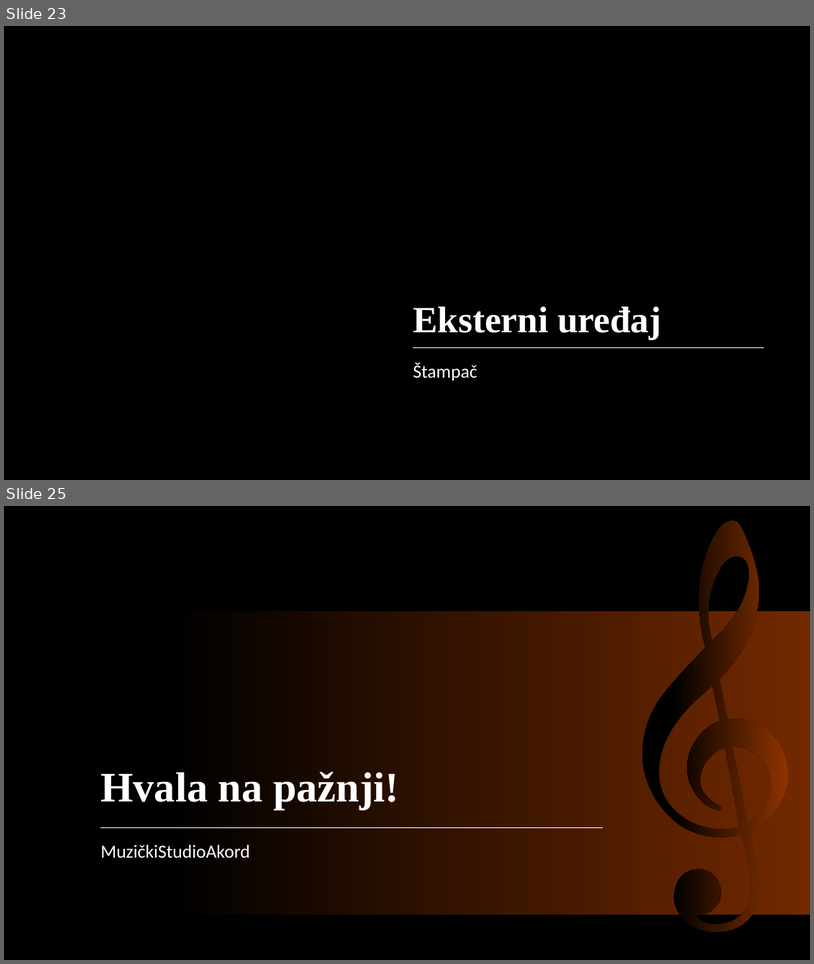
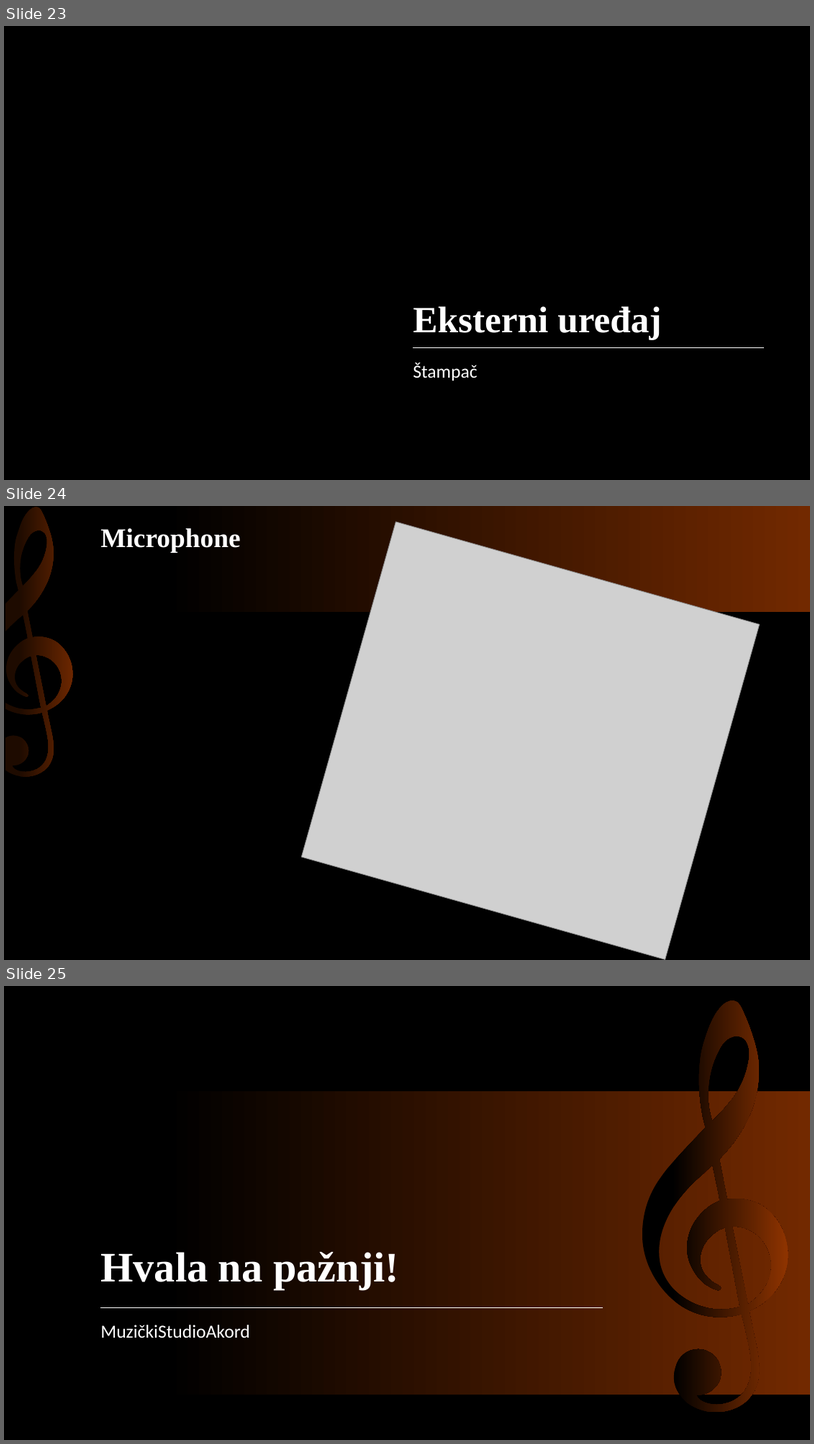
Before and after one commit to adkl/MuzickiStudioAkord, a slide deck: Prezentacija/MuzičkiStudioAkordPrezentacija.pptx. Shown one above the other, each under a label of ours: slides 23 and 25 before the commit, slides 23, 24 and 25 after it; the slides between them are not shown. The pictures are 814x964 and 814x1444 pixels, drawn with LibreOffice and Linux fonts; fonts in the diff are those of the drawing; grey boxes stand for pictures; background and template pictures are left out. Boxes give left, top, right and bottom in pixels: in the first picture for what was removed or moved away, otherwise in the second. Text is boxed around its words. In the diff, an @@ line names an element or a change of style, - is before the commit and + after.

```diff
--- a/Prezentacija/MuzičkiStudioAkordPrezentacija.pptx
+++ b/Prezentacija/MuzičkiStudioAkordPrezentacija.pptx
@@ slide 24 added at (4,506,810,960), background #000000 @@
@@ rectangle added at (4,506,810,612), fill gradient #000000 to #722900 @@
@@ freeform shape added at (4,506,78,778), fill gradient #1E0B00 to #722900 @@
@@ picture added at (301,522,760,959) @@
@@ title added at (100,528,240,552), 32 pt, text #FFFFFF, bold @@
+Microphone
```
Also in this commit, not shown: 1 slide removed.
